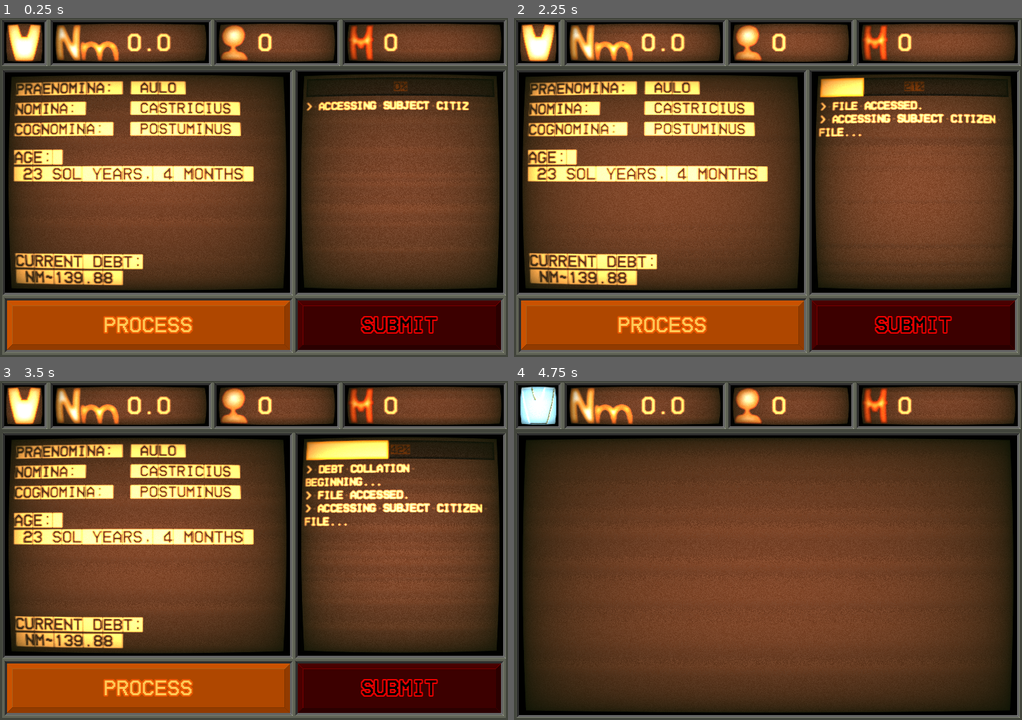
Above: before the commit, frames 1-4 (two rows, left to right).
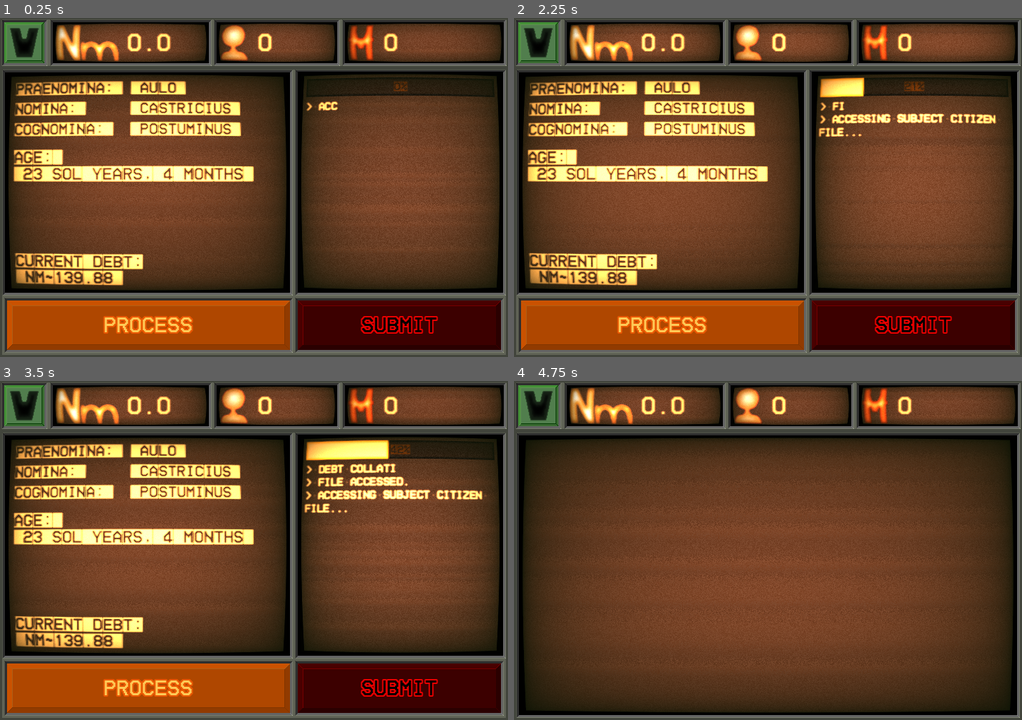
Above: after the commit, the same moments.

Repository: benIoannidis/Societas_Metallica-Processing_Division
Game: Godot game, scene res://main.tscn
Two runs of this game, one before a commit and one after it. Both use one fixed random seed, a clock stepped at 60 frames per second and the inputs below.
Inputs (mouse positions are in pixels of both pictures, inside the frame that each line leads up to):
- Up to frame 1 (0.25 s): no input
- Up to frame 2 (2.25 s): click (539, 41) at 0.5 s; click (539, 41) at 1.25 s; click "PROCESS" at 2 s
- Up to frame 3 (3.5 s): click "PROCESS" at 2.75 s
- Up to frame 4 (4.75 s): click (539, 404) at 3.5 s

The runs differ from the first frame. In frame 1, 1.5% of the frame differs, in the area x 0-93%, y 1-28%; in frame 2, 1.3%; in frame 3, 3.1%, in the area x 0-96%, y 1-43%; in frame 4, 1.0%.

Commit message:
added crackle sfx, swapped imperium screen for button, fix for final terminal line - wasn't using ticker effect

Diff:
--- a/societas-metallica---processing-division/Scripts/processing_progress_text.gd
+++ b/societas-metallica---processing-division/Scripts/processing_progress_text.gd
@@ -9,12 +9,14 @@
 	"> collating debt...",
 	"> debt total assessed.",
 	"> subject processing complete. preparing for indebted servitude...",
-	"> subject identity stripped, being prepared for indebted servitude.",
-	"> being indebted enslavement process complete."]
+	"> subject identity stripped, being is prepared for indebted servitude.",
+	"> indebted being enslavement process complete."]
 
 var index: int = 0
 var console_max_length: int = 300
 var active_tween: Tween
+
+var current_animating_line: String
 
 # Called when the node enters the scene tree for the first time.
 func _ready() -> void:
@@ -32,11 +34,18 @@
 	if active_tween and active_tween.is_running():
 		active_tween.kill()
 
+		if not current_animating_line.is_empty():
+			var text_lines: PackedStringArray = text.split("\n")
+			if text_lines.size() > 0:
+				text_lines[0] = current_animating_line
+				text = "\n".join(text_lines)
+
+	current_animating_line = full_new_line
+
 	var old_text: String = text.left(console_max_length)
-
 	active_tween = create_tween()
 
-	var duration: float = full_new_line.length() * 0.01
+	var duration: float = full_new_line.length() * 0.05
 
 	active_tween.tween_method(
 		func(char_count: int):
@@ -46,6 +55,8 @@
 		full_new_line.length(),
 		duration
 	).set_trans(Tween.TRANS_LINEAR)
+
+	active_tween.finished.connect(func(): current_animating_line = "")
 
 func print_next_line() -> void:
 	if not index == 0 and index < 6:
@@ -65,13 +76,11 @@
 	#text = output_order[6] + "\n" + current_text
 
 func _on_new_subject() -> void:
-	var current_text: String = text.left(console_max_length)
 	if not index == 0:
-		text = output_order[output_order.size() - 1] + "\n" + current_text
+		animate_top_line(output_order[output_order.size() - 1])
 		terminal_script.process_button.disabled = true
 		await get_tree().create_timer(1).timeout
 		terminal_script.process_button.disabled = false
-	current_text = text.left(console_max_length)
 	animate_top_line(output_order[0])
 	#text = output_order[0] + "\n" + current_text
 	index = 1
--- /dev/null
+++ b/societas-metallica---processing-division/Scripts/terminal_crackle_sfx.gd
@@ -0,0 +1,86 @@
+extends AudioStreamPlayer
+
+@export var max_peak_volume: float = 0.02
+@export var crackle_spike_volume: float = 0.05 # The loudness of the sharp clicks/pops
+@export var min_time_between_waves: float = 2.5
+@export var max_time_between_waves: float = 6.0
+
+var playback: AudioStreamPlayback
+var time_until_next_wave: float = 0.0
+var is_playing_wave: bool = false
+var wave_frames_total: int = 0
+var wave_frames_left: int = 0
+
+var last_sample_value: float = 0.0
+var base_filter_blend: float = 0.3
+
+func _ready() -> void:
+	var generator: AudioStreamGenerator = AudioStreamGenerator.new()
+	generator.mix_rate = 44100
+	generator.buffer_length = 0.2
+
+	self.stream = generator
+	self.play()
+
+	playback = self.get_stream_playback()
+	_determine_next_wave_time()
+
+func _process(delta: float) -> void:
+	if not playback:
+		return
+
+	var frames_available = playback.get_frames_available()
+	if frames_available == 0:
+		return
+
+	if not is_playing_wave:
+		time_until_next_wave -= delta
+		if time_until_next_wave <= 0.0:
+			is_playing_wave = true
+
+			var wave_duration = randf_range(0.45, 0.95)
+			wave_frames_total = int(44100 * wave_duration)
+			wave_frames_left = wave_frames_total
+
+			base_filter_blend = randf_range(0.25, 0.45)
+
+	for i in range(frames_available):
+		var sample: float = 0.0
+
+		if is_playing_wave and wave_frames_left > 0:
+			var raw_white_noise = randf_range(-1.0, 1.0)
+			var progress: float = 1.0 - (float(wave_frames_left) / float(wave_frames_total))
+
+			var dynamic_pitch_mod = sin(progress * PI) * 0.15
+			var active_filter_blend = clamp(base_filter_blend + dynamic_pitch_mod, 0.1, 0.8)
+
+			# 1. Generate the base filtered white noise wave
+			last_sample_value = lerp(last_sample_value, raw_white_noise, active_filter_blend)
+			var normalized_sample = clamp(last_sample_value, -1.0, 1.0)
+
+			var envelope_volume = sin(progress * PI)
+			var wave_component = normalized_sample * (envelope_volume * max_peak_volume)
+
+			# 2. ADD THE CRACKLE POP COMPONENT
+			# Roll a dice for an ultra-rare chance per frame (e.g., 0.15% chance per frame) to spark
+			var crackle_component: float = 0.0
+			if randf() > 0.9985:
+				# Sharp, unfiltered, high-amplitude spike
+				crackle_component = randf_range(-1.0, 1.0) * crackle_spike_volume
+
+			# Scale the crackle loudness to the envelope so pops fade out naturally with the wave
+			crackle_component *= envelope_volume
+
+			# 3. Mix components together
+			sample = wave_component + crackle_component
+
+			wave_frames_left -= 1
+
+			if wave_frames_left <= 0:
+				is_playing_wave = false
+				_determine_next_wave_time()
+
+		playback.push_frame(Vector2(sample, sample))
+
+func _determine_next_wave_time() -> void:
+	time_until_next_wave = randf_range(min_time_between_waves, max_time_between_waves)
--- a/societas-metallica---processing-division/Scripts/terminal_hum.gd
+++ b/societas-metallica---processing-division/Scripts/terminal_hum.gd
@@ -29,6 +29,7 @@
 	# 2. Keep checking how many free slots are available in the audio buffer
 	var frames_available = playback.get_frames_available()
 
+	oscillation_speed = randf_range(2.0, 4.0)
 	# Fill the empty buffer space on the fly
 	for i in range(frames_available):
 		# Create an oscillation (LFO) using a sine wave over time
--- a/societas-metallica---processing-division/main.tscn
+++ b/societas-metallica---processing-division/main.tscn
@@ -13,7 +13,6 @@
 [ext_resource type="Texture2D" uid="uid://berexmju8mih7" path="res://UI/Sprites/button_process_disabled.png" id="6_4c57u"]
 [ext_resource type="Texture2D" uid="uid://bhd22u8el71k6" path="res://UI/Sprites/button_submit.png" id="6_5vw27"]
 [ext_resource type="Texture2D" uid="uid://cx745pmmqfh2n" path="res://UI/Sprites/headcount_screen.png" id="6_cegan"]
-[ext_resource type="Texture2D" uid="uid://1by3l0xin05n" path="res://UI/Sprites/hover_imperium_logo.png" id="6_d13ii"]
 [ext_resource type="FontFile" uid="uid://d3qs0enmhqdvl" path="res://UI/Fonts/HomeVideo-BLG6G.ttf" id="6_kek77"]
 [ext_resource type="Texture2D" uid="uid://jbowb84xy2cm" path="res://UI/Sprites/merits_screen.png" id="7_82xsv"]
 [ext_resource type="Texture2D" uid="uid://bnxe3df814416" path="res://UI/Sprites/button_submit_pressed.png" id="7_kek77"]
@@ -26,6 +25,7 @@
 [ext_resource type="Texture2D" uid="uid://b8v0qggu3ganp" path="res://UI/Sprites/upgrade_screen_panel.png" id="23_0odxb"]
 [ext_resource type="Script" uid="uid://ccn8mtqpe8q7c" path="res://Scripts/terminal_blip_sfx.gd" id="25_0odxb"]
 [ext_resource type="Script" uid="uid://chybemvabtxl4" path="res://Scripts/terminal_hum.gd" id="26_lswn8"]
+[ext_resource type="Script" uid="uid://dufr87ml4s4pr" path="res://Scripts/terminal_crackle_sfx.gd" id="27_a6jrf"]
 
 [sub_resource type="ShaderMaterial" id="ShaderMaterial_blvug"]
 shader = ExtResource("2_ycdy4")
@@ -142,7 +142,7 @@
 submit_button = NodePath("TerminalScreen/Screen/SubmitButton")
 process_button_audio = NodePath("ProcessButtonAudio")
 progress_bar = NodePath("TerminalScreen/Screen/ProcessingProgressInfo/CanvasGroup/TextureRect/ProgressBar")
-upgrades_button = NodePath("TerminalScreen/TopBar2/BarBg/Logo/UpgradesButton")
+upgrades_button = NodePath("TerminalScreen/TopBar2/BarBg/UpgradesButton")
 processing_screen = NodePath("TerminalScreen/Screen")
 upgrade_screen = NodePath("TerminalScreen/UpgradeScreen")
 
@@ -171,19 +171,14 @@
 grow_vertical = 2
 texture = ExtResource("1_ig7tw")
 
-[node name="Logo" type="CanvasGroup" parent="TerminalScreen/TopBar2/BarBg" unique_id=1311196485]
-material = SubResource("ShaderMaterial_blvug")
-fit_margin = 0.0
-clear_margin = 0.0
-
-[node name="UpgradesButton" type="TextureButton" parent="TerminalScreen/TopBar2/BarBg/Logo" unique_id=161741692]
+[node name="UpgradesButton" type="TextureButton" parent="TerminalScreen/TopBar2/BarBg" unique_id=161741692]
+layout_mode = 0
 offset_left = 6.0
 offset_top = 6.0
 offset_right = 63.0
 offset_bottom = 64.0
 texture_normal = ExtResource("3_yaehf")
 texture_pressed = ExtResource("5_ryguw")
-texture_hover = ExtResource("6_d13ii")
 
 [node name="Numus" type="CanvasGroup" parent="TerminalScreen/TopBar2/BarBg" unique_id=1217403747]
 material = SubResource("ShaderMaterial_blvug")
@@ -587,7 +582,13 @@
 script = ExtResource("25_0odxb")
 
 [node name="TerminalHum" type="AudioStreamPlayer" parent="." unique_id=1429663728]
+bus = &"ButtonFX"
 script = ExtResource("26_lswn8")
 oscillation_speed = 10.0
 
-[connection signal="button_up" from="TerminalScreen/TopBar2/BarBg/Logo/UpgradesButton" to="." method="_on_texture_button_button_up"]
+[node name="TerminalCrackleSFX" type="AudioStreamPlayer" parent="." unique_id=1815599824]
+bus = &"ButtonFX"
+script = ExtResource("27_a6jrf")
+max_peak_volume = 0.01
+
+[connection signal="button_up" from="TerminalScreen/TopBar2/BarBg/UpgradesButton" to="." method="_on_texture_button_button_up"]
Not shown, added: societas-metallica---processing-division/Scripts/terminal_crackle_sfx.gd.uid
Binary file changed: societas-metallica---processing-division/UI/Sprites/down_imperium_logo.png
Binary file changed: societas-metallica---processing-division/UI/Sprites/imperium_logo.png
